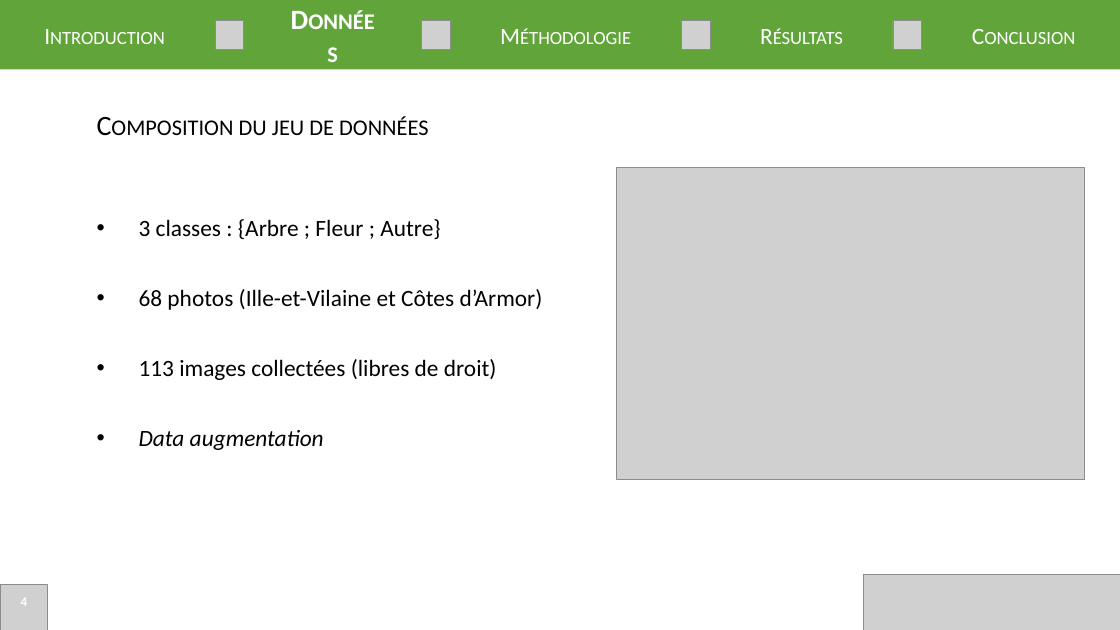
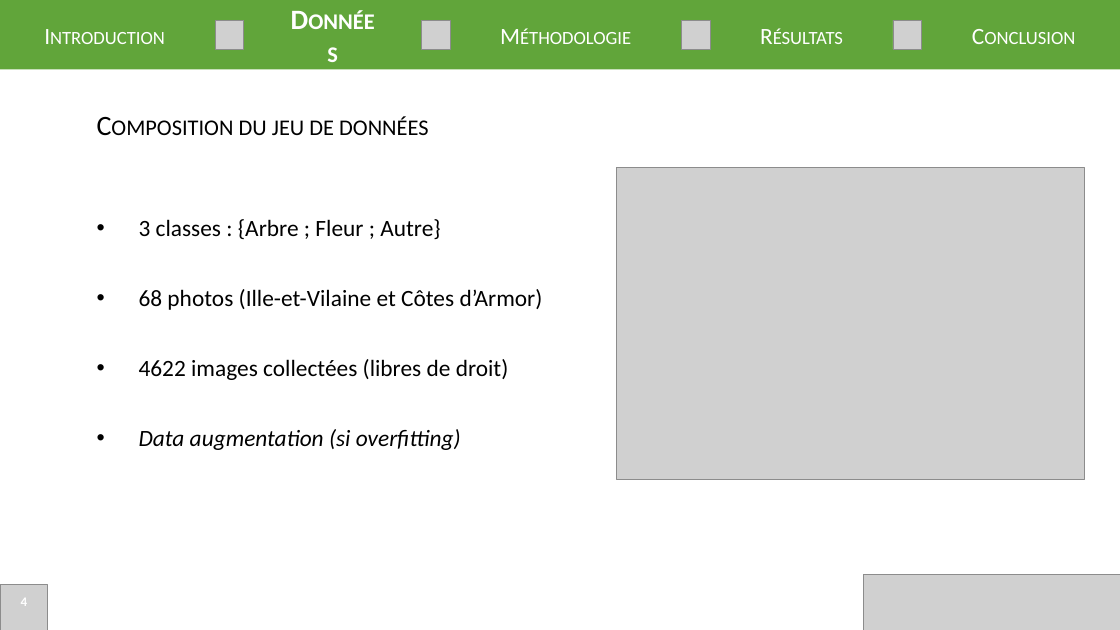
Before and after one commit to Easill/ML_photo, a slide deck: slide 4 of presentation.pptx. Drawn at 1120x630 pixels with LibreOffice and Linux fonts; fonts in the diff are those of the drawing; grey boxes stand for pictures. Boxes give left, top, right and bottom in pixels: in the first picture for what was removed or moved away, otherwise in the second. Text is boxed around its words. In the diff, an @@ line names an element or a change of style, - is before the commit and + after.

```diff
--- a/presentation.pptx
+++ b/presentation.pptx
@@ text at (139, 359, 509, 450): text changed @@
-• 113 images collectées (libres de droit)
-• Data augmentation
+• 4622 images collectées (libres de droit)
+• Data augmentation (si overfitting)
```
Also in this commit, not shown: 6 other slides changed, 2 slides added.
